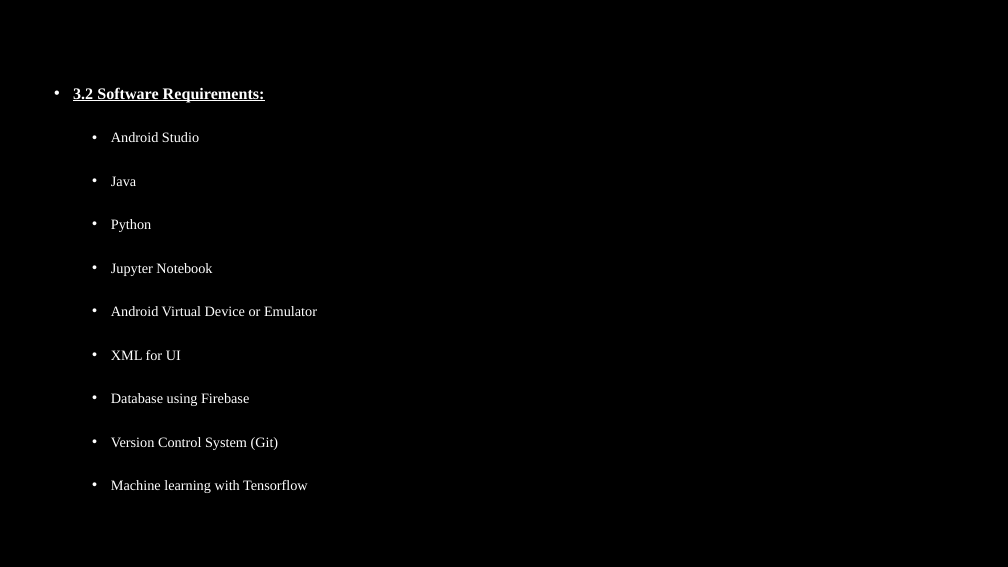
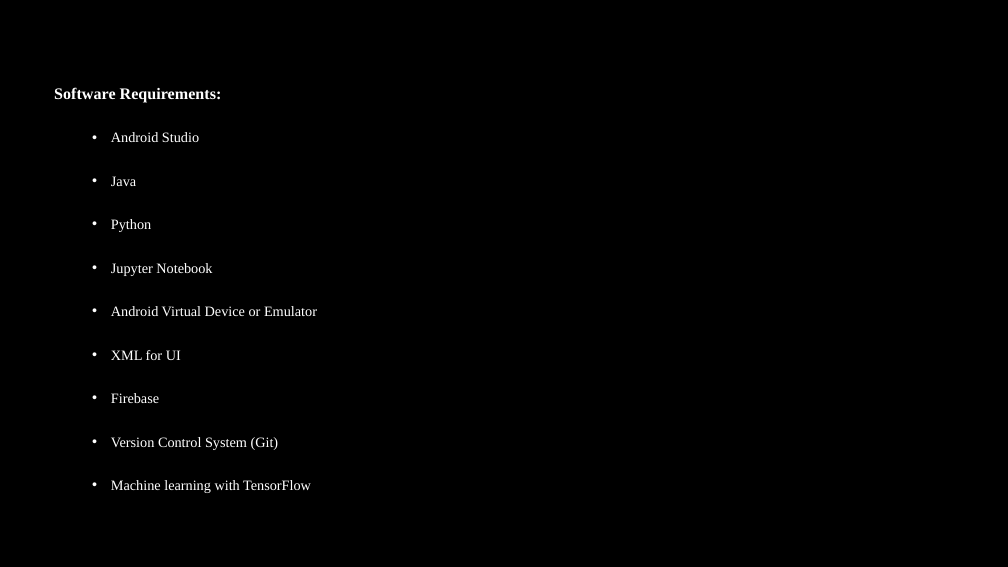
Before and after one commit to Dibya-Bharat/Major_project, a slide deck: slide 5 of Report/Tourism Recommendation Application.pptx. Drawn at 1008x567 pixels with LibreOffice and Linux fonts; fonts in the diff are those of the drawing; background and template pictures are left out. Boxes give left, top, right and bottom in pixels: in the first picture for what was removed or moved away, otherwise in the second. Text is boxed around its words. In the diff, an @@ line names an element or a change of style, - is before the commit and + after.

```diff
--- a/Report/Tourism Recommendation Application.pptx
+++ b/Report/Tourism Recommendation Application.pptx
@@ text at [54, 87, 222, 103]: text changed @@
-• 3.2 Software Requirements:
+Software Requirements:
@@ text at [111, 393, 159, 403]: text changed @@
-  • Database using Firebase
+  • Firebase
@@ text at [111, 480, 311, 493]: text changed @@
-  • Machine learning with Tensorflow
+  • Machine learning with TensorFlow
```
Also in this commit, not shown: 11 other slides changed, 3 slides added, 3 slides removed.
